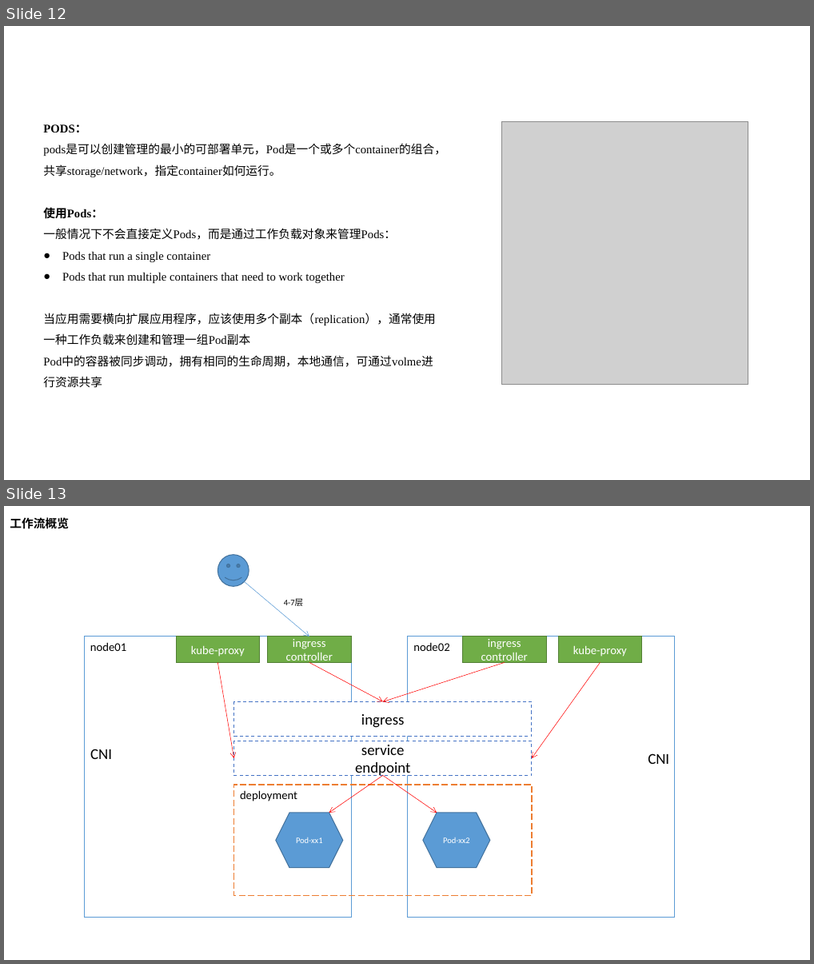
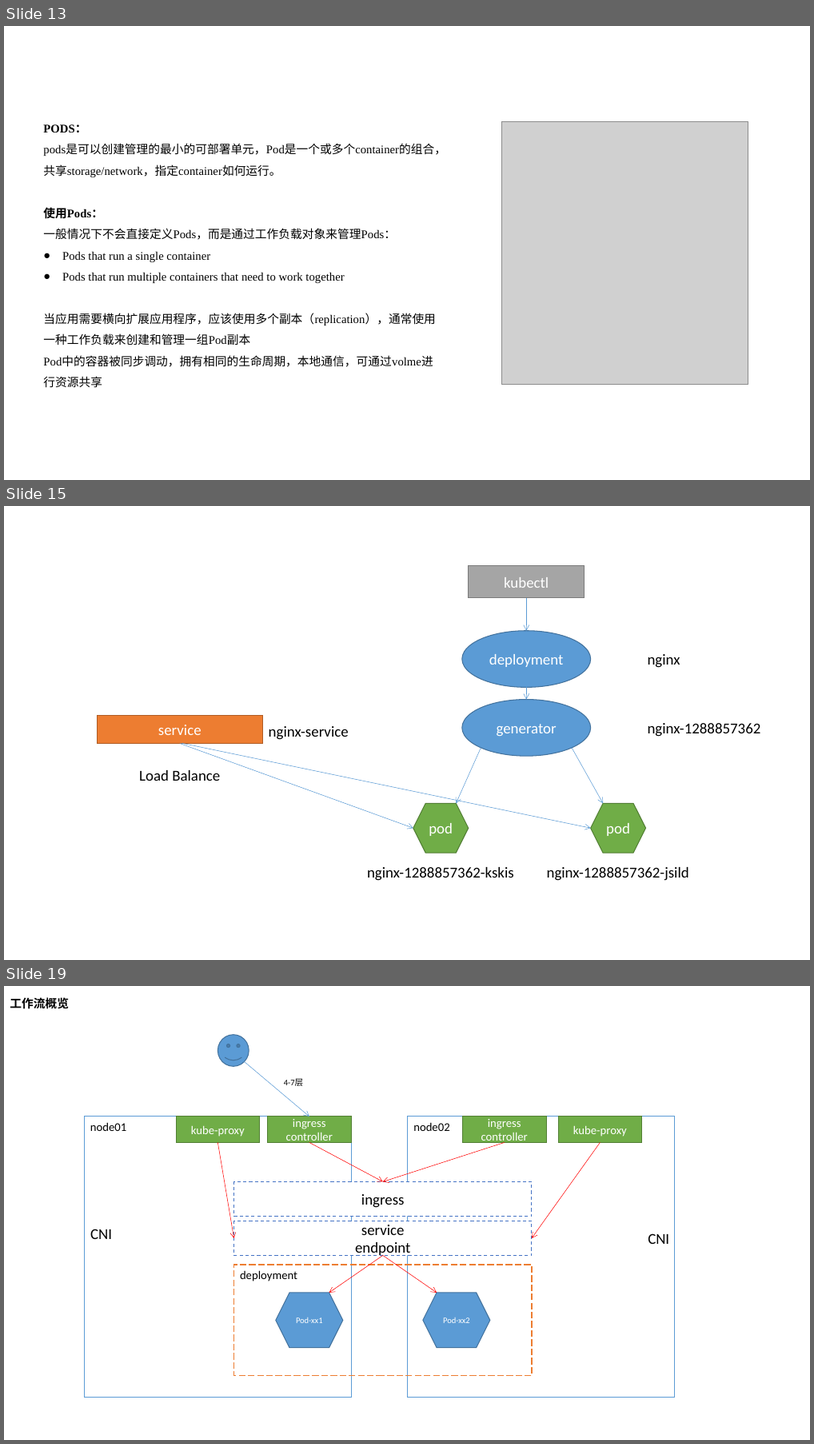
Before and after one commit to nutionMedivn/Kubernetes-training-camp, a slide deck: 基础/008-鸟瞰kubernetes.pptx. Shown one above the other, each under a label of ours: slides 12 and 13 before the commit, slides 13, 15 and 19 after it; the slides between them are not shown. The pictures are 814x964 and 814x1444 pixels, drawn with LibreOffice and Linux fonts; fonts in the diff are those of the drawing; grey boxes stand for pictures. Boxes give left, top, right and bottom in pixels: in the first picture for what was removed or moved away, otherwise in the second. Text is boxed around its words. In the diff, an @@ line names an element or a change of style, - is before the commit and + after.

Commit message:
update

```diff
--- a/基础/008-鸟瞰kubernetes.pptx
+++ b/基础/008-鸟瞰kubernetes.pptx
@@ slide 15 added at (4,506,810,960), background #FFFFFF @@
@@ rectangle added at (469,566,585,597), fill #A5A5A5, outline #7A7A7A 1 pt, 18 pt, text #FFFFFF @@
+kubectl
@@ arrow added from (526, 598) to (526, 631), #5B9BD5 0.5 pt @@
@@ ellipse added at (462,631,591,687), fill #5B9BD5, outline #43739E 1 pt, 18 pt, text #FFFFFF @@
+deployment
@@ text added at (648,654,681,668), 18 pt, text #000000 @@
+nginx
@@ arrow added from (526, 688) to (526, 700), #5B9BD5 0.5 pt @@
@@ rectangle added at (97,716,263,743), fill #ED7D31, outline #AF5C24 1 pt, 18 pt, text #FFFFFF @@
+service
@@ ellipse added at (462,700,591,756), fill #5B9BD5, outline #43739E 1 pt, 18 pt, text #FFFFFF @@
+generator
@@ arrow added from (180, 743) to (414, 828), #5B9BD5 0.5 pt @@
@@ arrow added from (182, 743) to (591, 828), #5B9BD5 0.5 pt @@
@@ text added at (269,726,349,740), 18 pt, text #000000 @@
+nginx-service
@@ text added at (648,723,762,736), 18 pt, text #000000 @@
+nginx-1288857362
@@ arrow added from (482, 748) to (457, 803), #5B9BD5 0.5 pt @@
@@ arrow added from (572, 748) to (603, 803), #5B9BD5 0.5 pt @@
@@ text added at (139,770,220,780), 18 pt, text #000000 @@
+Load Balance
@@ hexagon added at (414,803,469,852), fill #70AD47, outline #538035 1 pt, 18 pt, text #FFFFFF @@
+pod
@@ hexagon added at (591,803,646,852), fill #70AD47, outline #538035 1 pt, 18 pt, text #FFFFFF @@
+pod
@@ text added at (367,867,514,880), 18 pt, text #000000 @@
+nginx-1288857362-kskis
@@ text added at (547,867,690,880), 18 pt, text #000000 @@
+nginx-1288857362-jsild
@@ what was slide 12 is now slide 13 @@
@@ what was slide 13 is now slide 19 @@
```
Also in this commit, not shown: 5 other slides added.
